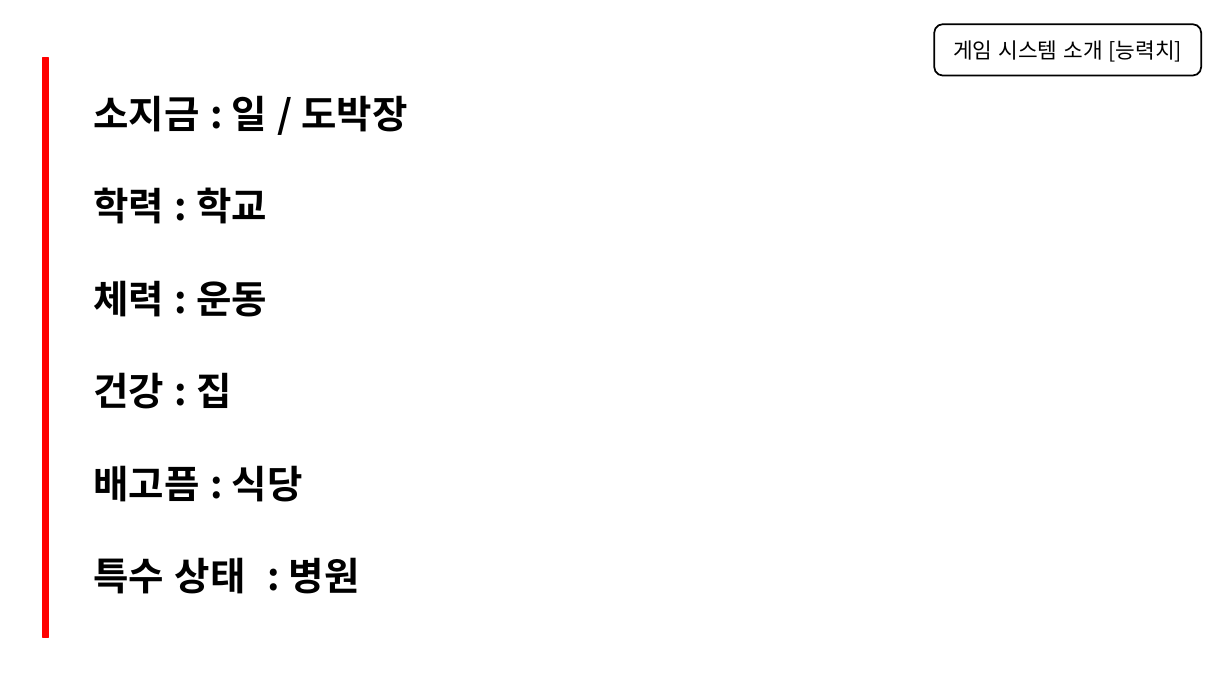
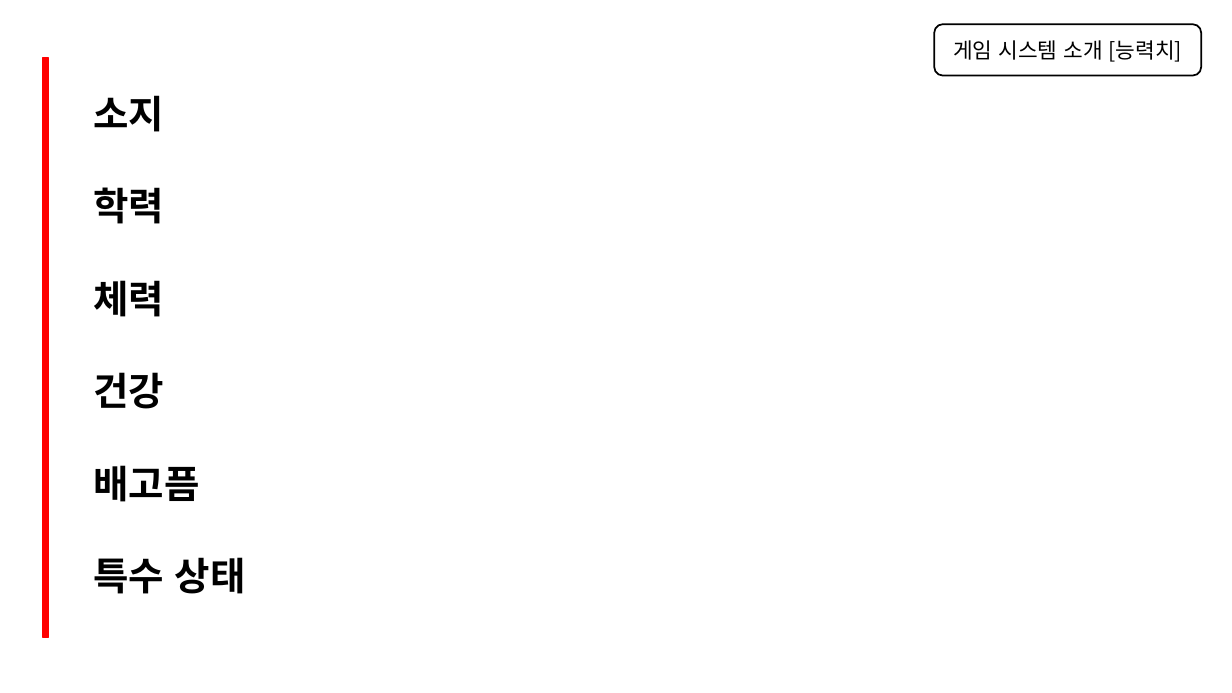
Before and after one commit to EsPUNCH/BlAck_Mesa, a slide deck: slide 5 of 산학분반1팀_블랙 메사.pptx. Drawn at 1232x693 pixels with LibreOffice and Linux fonts; fonts in the diff are those of the drawing. Boxes give left, top, right and bottom in pixels: in the first picture for what was removed or moved away, otherwise in the second. Text is boxed around its words. In the diff, an @@ line names an element or a change of style, - is before the commit and + after.

```diff
--- a/산학분반1팀_블랙 메사.pptx
+++ b/산학분반1팀_블랙 메사.pptx
@@ text at bbox=[93, 95, 246, 594]: text changed @@
-소지금 : 일 / 도박장
-학력 : 학교
-체력 : 운동
-건강 : 집
-배고픔 : 식당
-특수 상태 : 병원
+소지
+학력
+체력
+건강
+배고픔
+특수 상태
```
Also in this commit, not shown: 1 slide added.
